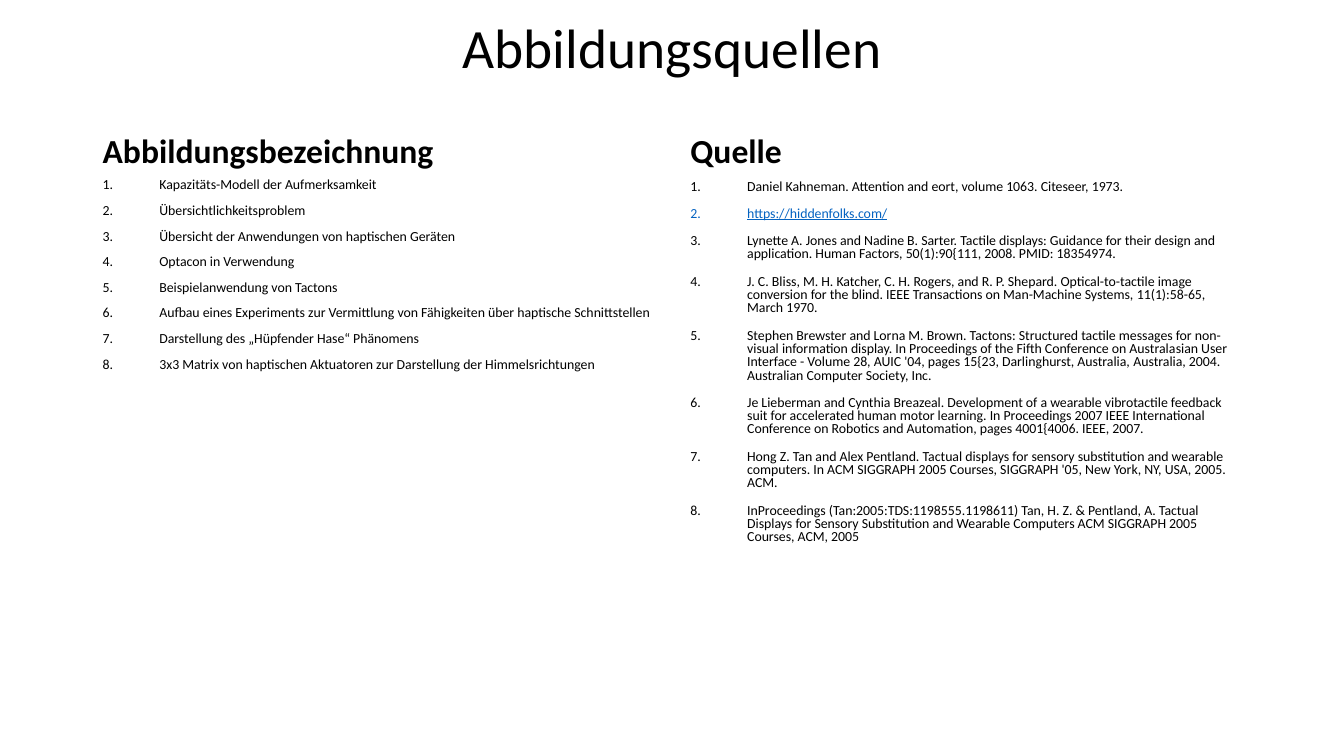
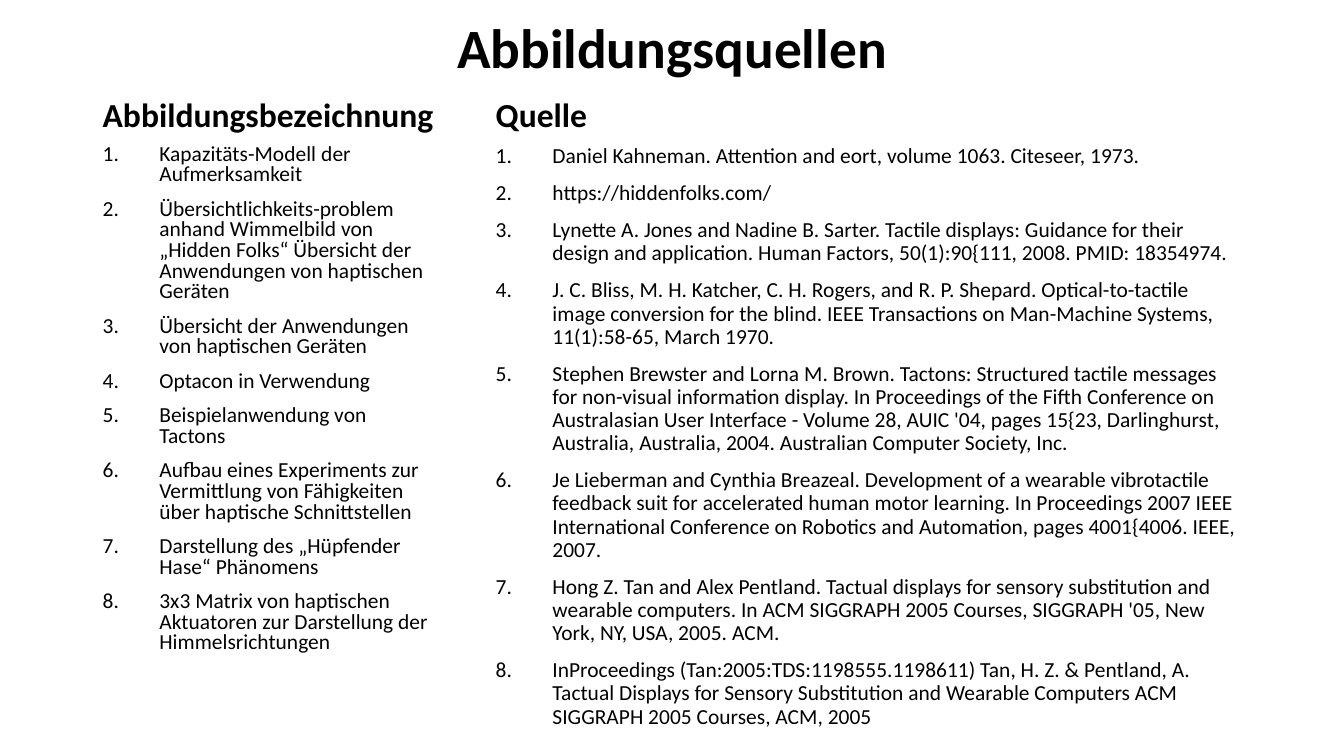
Before and after one commit to SaturnnrutaS/Proseminar-Mobile-Computing, a slide deck: slide 38 of 3 - Präsentation/Proseminar - Arbeitspräsentation.pptx (slide 39 before the commit). Drawn at 1344x756 pixels with LibreOffice and Linux fonts; fonts in the diff are those of the drawing. Boxes give left, top, right and bottom in pixels: in the first picture for what was removed or moved away, otherwise in the second. Text is boxed around its words. In the diff, an @@ line names an element or a change of style, - is before the commit and + after.

```diff
--- a/3 - Präsentation/Proseminar - Arbeitspräsentation.pptx
+++ b/3 - Präsentation/Proseminar - Arbeitspräsentation.pptx
@@ title "Abbildungsquellen" at box(457, 29, 887, 78): bold on @@
@@ text "Abbildungsbezeichnung": place and size @@
-text "Abbildungsbezeichnung" at box(103, 139, 434, 169)
+text "Abbildungsbezeichnung" at box(103, 103, 434, 133)
@@ text "Quelle": place and size @@
-text "Quelle" at box(690, 139, 781, 168)
+text "Quelle" at box(496, 103, 587, 132)
@@ text "Kapazitäts-Modell der Aufmerksamkeit": place and size @@
-text "Kapazitäts-Modell der Aufmerksamkeit" at box(159, 179, 649, 372)
+text "Kapazitäts-Modell der Aufmerksamkeit" at box(159, 146, 427, 653)
@@ text at box(159, 146, 427, 653): size 9.9 to 15.3 pt in "Kapazitäts-Modell der Aufmerksamkeit", "Übersicht der Anwendungen von haptischen Geräten", "Optacon in Verwendung", "Beispielanwendung von Tactons" and 3 more places; line spacing 0.7 to 0.8 @@
@@ text "Daniel Kahneman. Attention and eort, ...": place and size @@
-text "Daniel Kahneman. Attention and eort, ..." at box(747, 181, 1227, 543)
+text "Daniel Kahneman. Attention and eort, ..." at box(552, 148, 1235, 727)
@@ text "Daniel Kahneman. Attention and eort, ..." at box(552, 148, 1235, 727): size 9.9 to 15.3 pt; text colour #0563C1 to #000000, underline off in "https://hiddenfolks.com/"; line spacing 0.8 to 0.9 @@
@@ text at box(159, 199, 423, 298): text changed; size 9.9 to 15.3 pt @@
-2. Übersichtlichkeitsproblem
+2. Übersichtlichkeits-problem anhand Wimmelbild von „Hidden Folks“ Übersicht der Anwendungen von haptischen Geräten
```
Also in this commit, not shown: 7 other slides changed, 1 slide removed, 4 other files.
